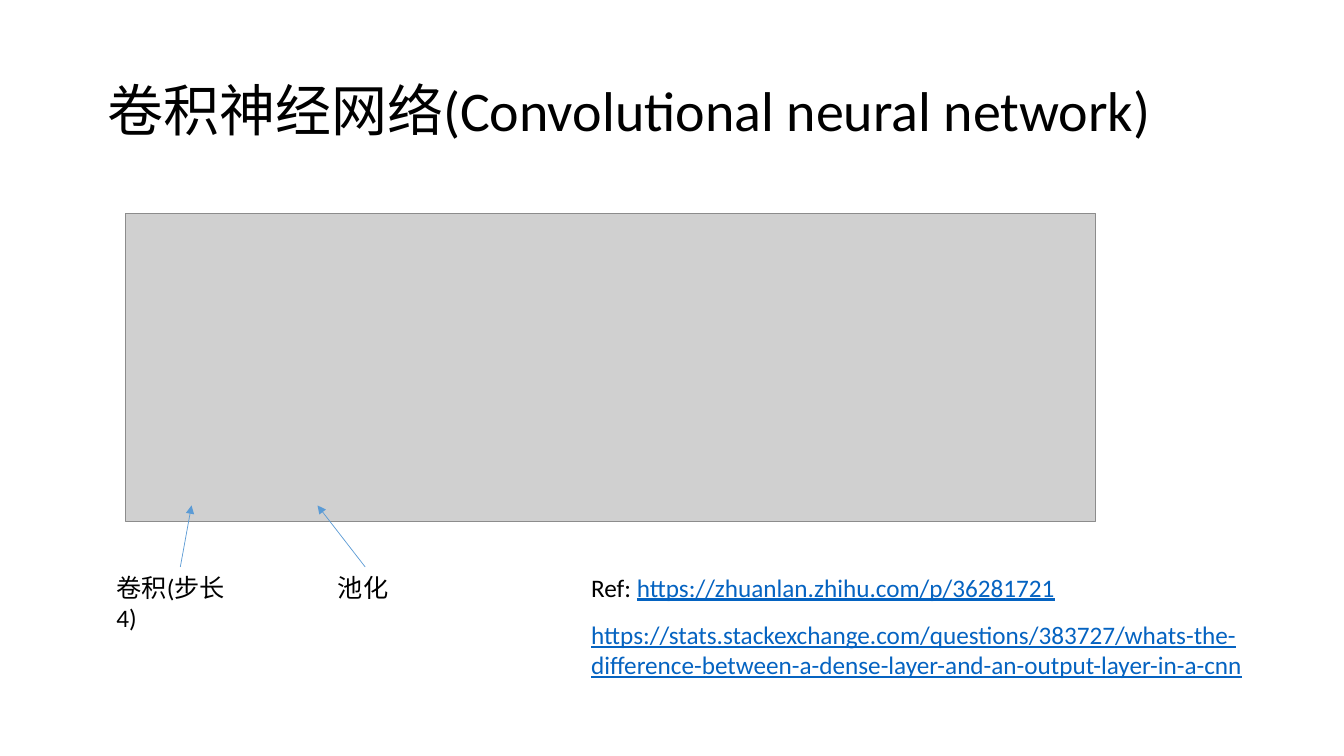
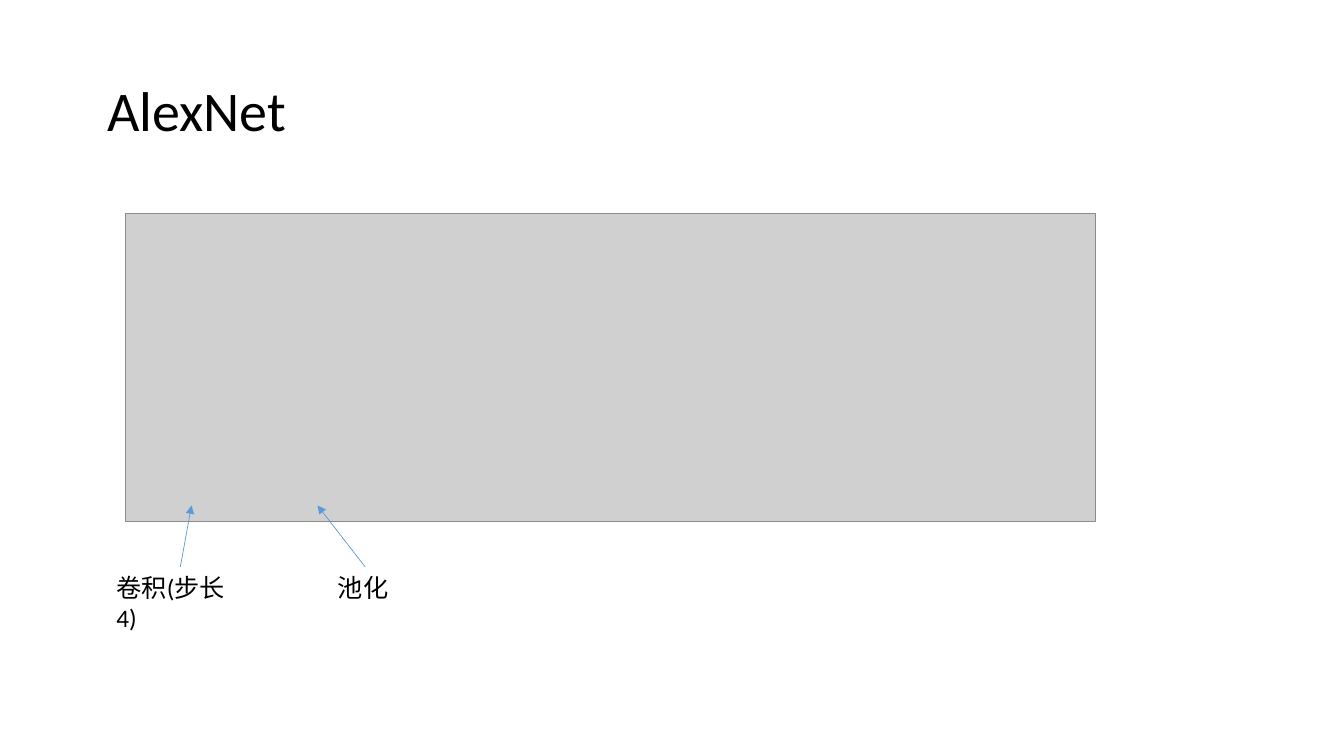
Before and after one commit to EnhaoSun/MyNotes, a slide deck: slide 18 of Artificial Intelligence.pptx. Drawn at 1344x756 pixels with LibreOffice and Linux fonts; fonts in the diff are those of the drawing; grey boxes stand for pictures. Boxes give left, top, right and bottom in pixels: in the first picture for what was removed or moved away, otherwise in the second. Text is boxed around its words. In the diff, an @@ line names an element or a change of style, - is before the commit and + after.

Commit message:
add slides

```diff
--- a/Artificial Intelligence.pptx
+++ b/Artificial Intelligence.pptx
@@ title at (108,92,287,132): text changed @@
-卷积神经网络(Convolutional neural network)
+AlexNet
@@ text removed at (591,579,1055,601) @@
-Ref: https://zhuanlan.zhihu.com/p/36281721
@@ text removed at (591,626,1241,678) @@
-https://stats.stackexchange.com/questions/383727/whats-the-difference-between-a-dense-layer-and-an-output-layer-in-a-cnn
```
Also in this commit, not shown: 1 slide added.
